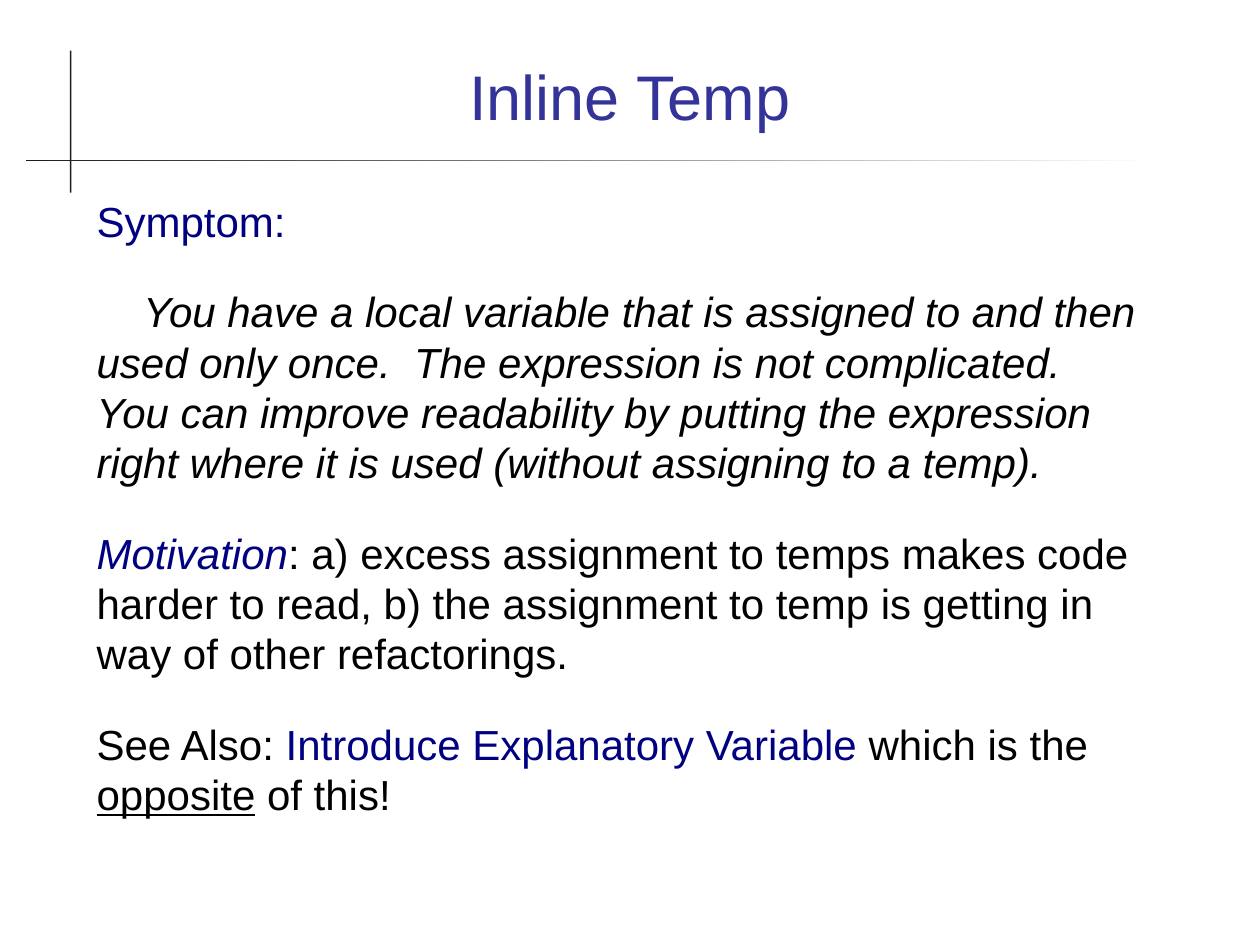
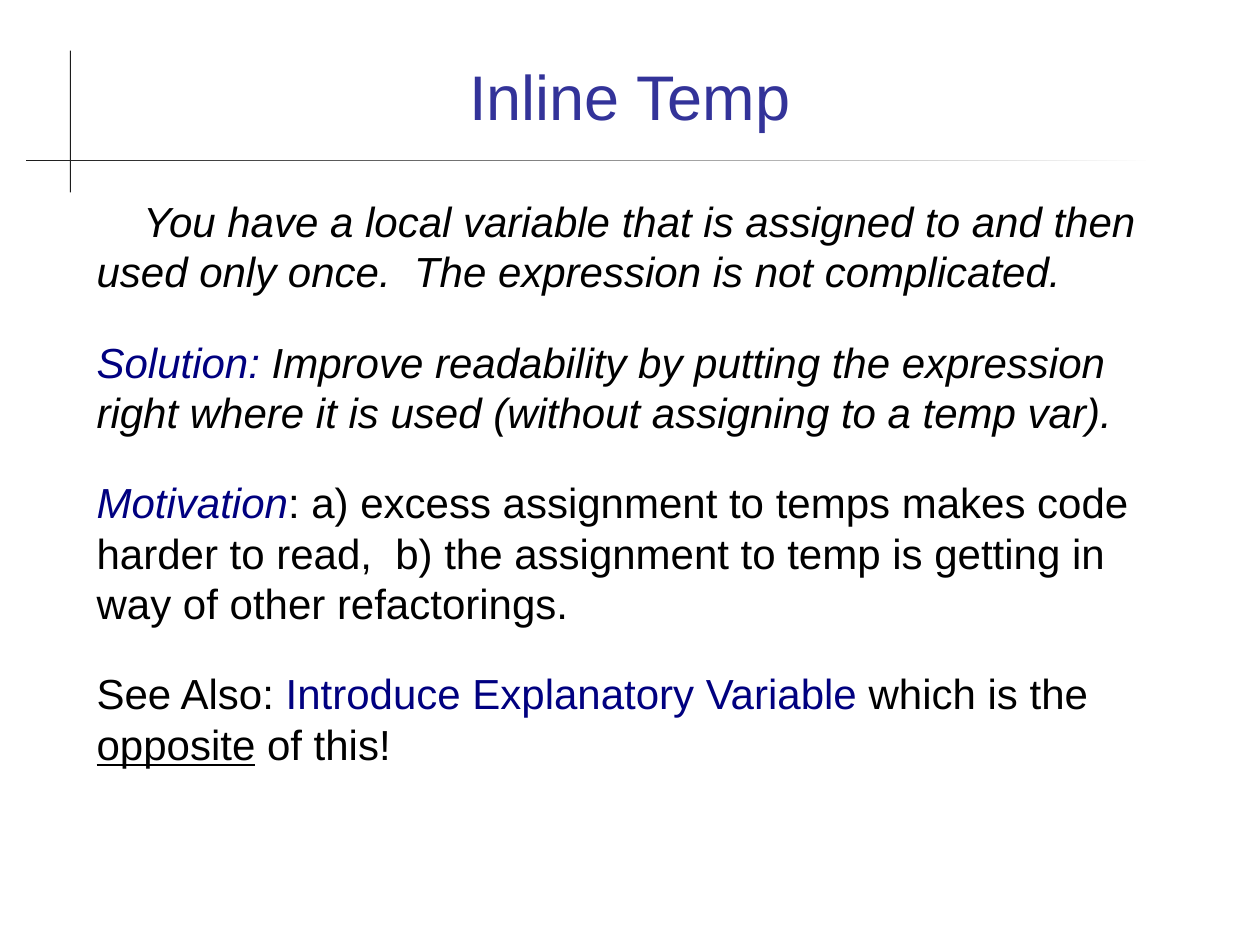
Before and after one commit to cpske/ISP, a slide deck: slide 5 of refactoring/Refactoring-Patterns.ppt (slide 3 before the commit). Drawn at 1260x945 pixels with LibreOffice and Linux fonts; fonts in the diff are those of the drawing. Boxes give left, top, right and bottom in pixels: in the first picture for what was removed or moved away, otherwise in the second. Text is boxed around its words. In the diff, an @@ line names an element or a change of style, - is before the commit and + after.

```diff
--- a/refactoring/Refactoring-Patterns.ppt
+++ b/refactoring/Refactoring-Patterns.ppt
@@ text at (97, 206, 1136, 436): text changed @@
-Symptom:
-You have a local variable that is assigned to and then used only once. The expression is not complicated.
-You can improve readability by putting the expression right where it is used (without assigning to a temp).
+You have a local variable that is assigned to and then used only once. The expression is not complicated.
+Solution: Improve readability by putting the expression right where it is used (without assigning to a temp var).
```
Also in this commit, not shown: 13 other slides changed, 2 slides added, 18 other files.
